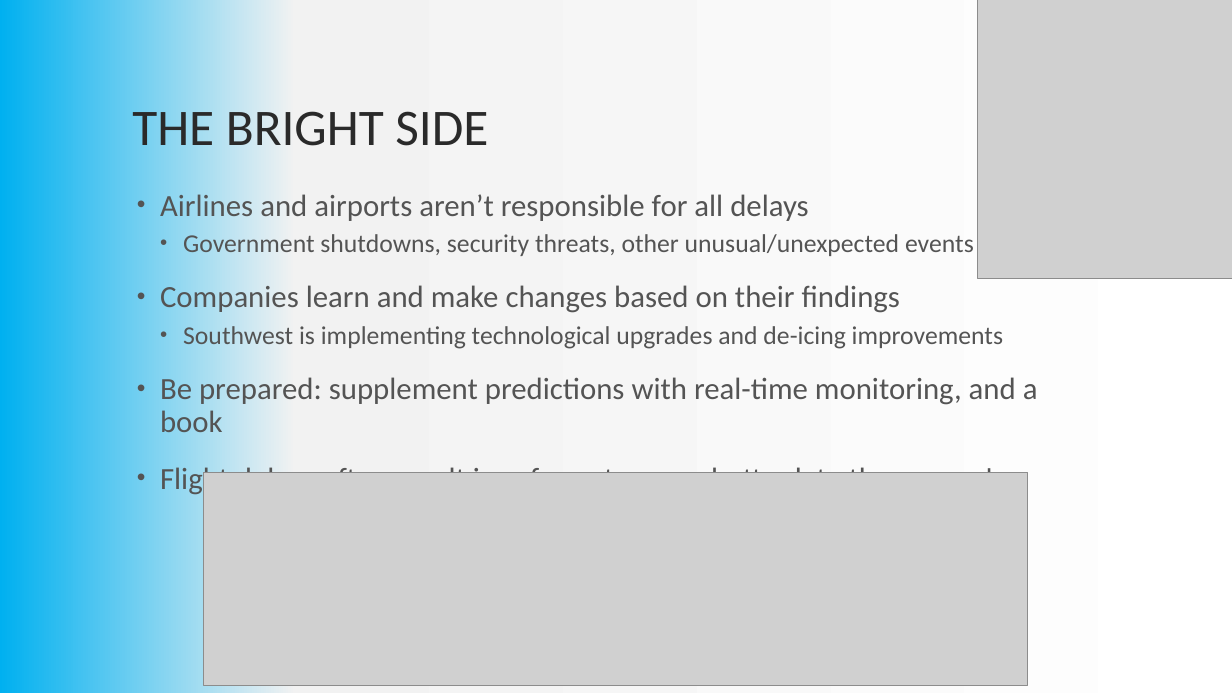
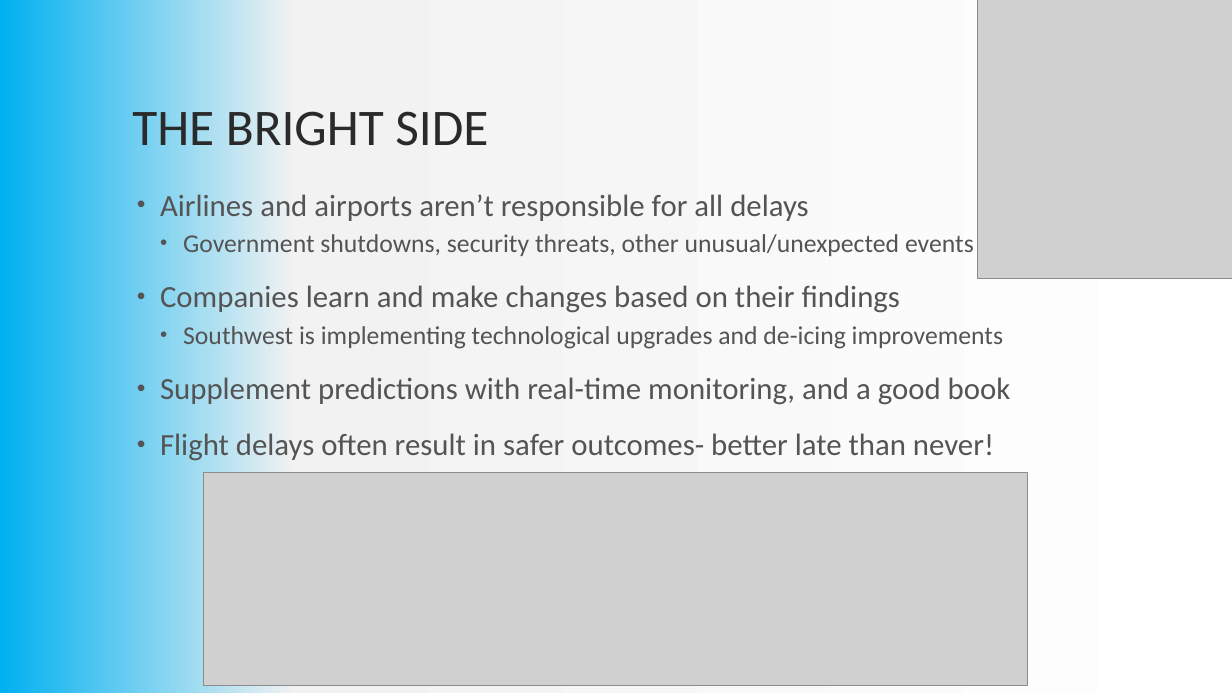
Before and after one commit to captainchicken2023/Predicting-Flight-Delays, a slide deck: slide 12 of Presentation/Project 4_Predicting Flight Delays.pptx. Drawn at 1232x693 pixels with LibreOffice and Linux fonts; fonts in the diff are those of the drawing; grey boxes stand for pictures. Boxes give left, top, right and bottom in pixels: in the first picture for what was removed or moved away, otherwise in the second. Text is boxed around its words. In the diff, an @@ line names an element or a change of style, - is before the commit and + after.

```diff
--- a/Presentation/Project 4_Predicting Flight Delays.pptx
+++ b/Presentation/Project 4_Predicting Flight Delays.pptx
@@ text at (x1=160, y1=373, x2=1011, y2=407): text changed @@
-• Be prepared: supplement predictions with real-time monitoring, and a book
+• Supplement predictions with real-time monitoring, and a good book
```
Also in this commit, not shown: 3 other slides changed, 1 other file.
